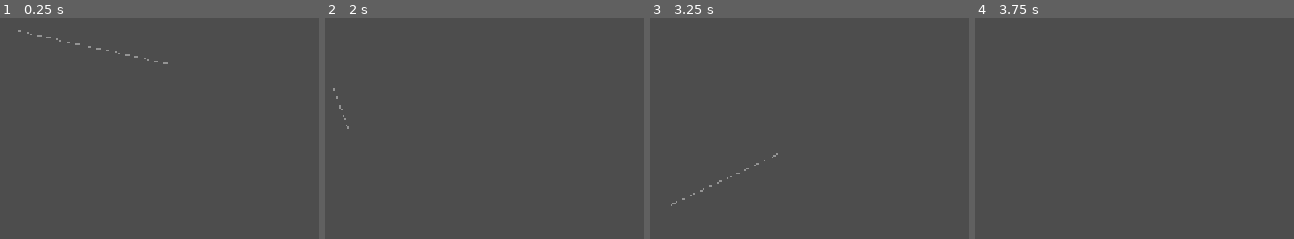
Above: before the commit, frames 1-4 (left to right).
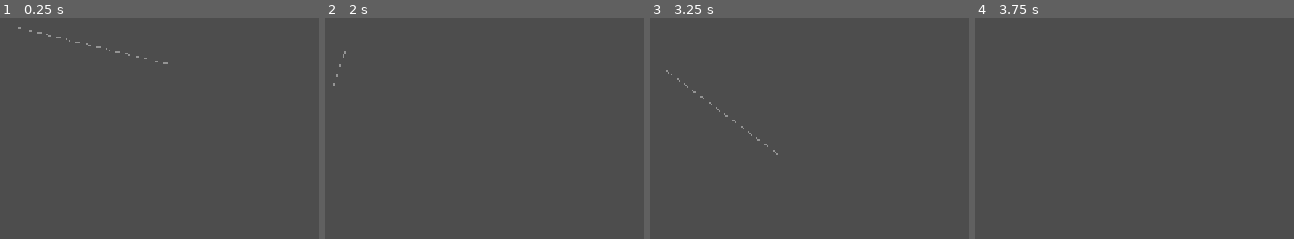
Above: after the commit, the same moments.

Repository: Gorilla-Kevv/ggj-2026
Game: Godot game, scene res://src/scenes/test_level.tscn
The game is run twice, just before and just after one commit, with the same random seed, the same clock (stepped at 60 frames per second) and the same inputs.
Inputs (mouse positions are % of the whole screen's width and height, from its top left):
- Up to frame 1 (0.25 s): no input
- Up to frame 2 (2 s): move the mouse to (89, 44) at 0.52 s; hold R (switch_target) 0.53-1.28 s; click (89, 44) at 0.67 s; move the mouse to (36, 54) at 1.27 s; tap R (switch_target) at 1.35 s; click (36, 54) at 1.42 s
- Up to frame 3 (3.25 s): tap Enter at 2 s; move the mouse to (74, 27) at 2.02 s; hold R (switch_target) 2.03-2.78 s; click (74, 27) at 2.17 s; move the mouse to (55, 70) at 2.77 s; tap R (switch_target) at 2.85 s; click (55, 70) at 2.92 s
- Up to frame 4 (3.75 s): tap Space at 3.5 s; move the mouse to (99, 64) at 3.52 s; hold R (switch_target) from 3.53 s (still down); click (99, 64) at 3.67 s
The pictures show only the part of the screen within x 35-85%, y 39-89%; the shares and areas given below are measured in that part.

The runs differ from the first frame. In frame 1, 0.2% of the frame differs, in the area x 5-49%, y 4-20%; in frame 2, less than 0.1%; in frame 3, 0.2%, in the area x 5-40%, y 23-86%; in frame 4, nothing differs.

Commit message:
Add idle breathing particles and rolling animation logic to player

Diff:
--- a/src/actors/player.gd
+++ b/src/actors/player.gd
@@ -6,6 +6,10 @@
 # ============================================================
 extends CharacterBody2D
 
+# ---------- 动画状态 ----------
+enum AnimState { IDLE, ROLLING }
+var current_anim: AnimState = AnimState.IDLE
+
 # ---------- 物理参数 (可在编辑器中调整) ----------
 # GRAVITY_SCALE:          重力缩放 (0.3 = 30% 正常重力，模拟轻盈飘浮)
 # MAX_SPEED:              最大速度限制 (px/s)
@@ -13,12 +17,26 @@
 # GROUND_FRICTION:        地面摩擦系数 (接地时水平速度 *= 0.7)
 # COLLISION_RADIUS:       圆形碰撞体半径 (px)
 # WIND_FORCE_MULTIPLIER:  风力→速度的转换系数 (调大 = 风更"猛")
-const GRAVITY_SCALE: float = 0.3
+const GRAVITY_SCALE: float = 0.1
 const MAX_SPEED: float = 600.0
 const AIR_FRICTION: float = 0.95
 const GROUND_FRICTION: float = 0.7
 const COLLISION_RADIUS: float = 20.0
 const WIND_FORCE_MULTIPLIER: float = 0.2
+
+# ---------- 动画参数 ----------
+# ROLLING_SPIN_SPEED:  空中旋转速度 (弧度/秒，风滚草翻滚)
+# IDLE_BREATHE_SCALE:  地面呼吸缩放幅度
+# IDLE_BREATHE_SPEED:  地面呼吸频率 (周期/秒)
+const ROLLING_SPIN_SPEED: float = 8.0
+const IDLE_BREATHE_SCALE: float = 0.05
+const IDLE_BREATHE_SPEED: float = 2.0
+
+# ---------- 子节点引用 ----------
+# sprite:         主角精灵 (占位用 Sprite2D，后续替换为 AnimatedSprite2D)
+# breathe_particles: 地面呼吸粒子 (CPUParticles2D)
+var sprite: Node2D = null
+var breathe_particles: CPUParticles2D = null
 
 # 发出死亡信号，供外部 (关卡管理/音效) 监听
 signal player_died()
@@ -30,7 +48,16 @@
 	var shape := CircleShape2D.new()
 	shape.radius = COLLISION_RADIUS
 	$CollisionShape2D.shape = shape
+	# 获取子节点引用
+	_setup_nodes()
 	_connect_wind_system()
+
+# 获取并初始化所有子节点引用
+func _setup_nodes() -> void:
+	sprite = $Sprite2D
+	breathe_particles = $BreatheParticles
+	if breathe_particles:
+		breathe_particles.emitting = false
 
 # 连接到场景中的 WindSystem 节点 (通过 "wind_system" 组查找)
 func _connect_wind_system() -> void:
@@ -38,45 +65,111 @@
 	if wind_system:
 		wind_system.wind_updated.connect(_on_wind_updated)
 		wind_system.micro_burst.connect(_on_micro_burst)
+		wind_system.wind_started.connect(_on_wind_started)
+		wind_system.wind_stopped.connect(_on_wind_stopped)
+
+# ---------- 风力回调 ----------
+
+func _on_wind_started(_target: Node2D, _direction: Vector2) -> void:
+	if _target == self:
+		_enter_rolling()
 
 # 持续吹风回调：按住左键期间每帧触发
-# target:    风作用的目标 (仅当 target == self 时才对自己生效)
-# direction: 风向单位向量 (鼠标→目标)
-# strength:  风力强度 [0.0, 1.0] (随按住时间递增)
 func _on_wind_updated(target: Node2D, direction: Vector2, strength: float) -> void:
 	if target == self:
 		var force := direction * 800.0 * strength * WIND_FORCE_MULTIPLIER
 		apply_wind_force(force)
+		# 风力强度影响旋转速度
+		_update_rolling_speed(strength)
 
-# 短点微风回调：松开左键时按住时间 < 阈值触发
+func _on_wind_stopped() -> void:
+	# 风停后如果落地则回到 idle
+	if is_on_floor():
+		_enter_idle()
+
+# 短点微风回调
 func _on_micro_burst(target: Node2D, direction: Vector2) -> void:
 	if target == self:
 		var force := direction * 200.0 * WIND_FORCE_MULTIPLIER
 		apply_wind_force(force)
 
+# ---------- 动画状态切换 ----------
+
+# 进入 idle 状态：地面呼吸
+func _enter_idle() -> void:
+	if current_anim == AnimState.IDLE:
+		return
+	current_anim = AnimState.IDLE
+	if breathe_particles:
+		breathe_particles.emitting = true
+
+# 进入 rolling 状态：空中翻滚
+func _enter_rolling() -> void:
+	if current_anim == AnimState.ROLLING:
+		return
+	current_anim = AnimState.ROLLING
+	if breathe_particles:
+		breathe_particles.emitting = false
+
+# 根据风力强度调整翻滚速度
+func _update_rolling_speed(strength: float) -> void:
+	if sprite == null:
+		return
+	var spin := ROLLING_SPIN_SPEED * maxf(strength, 0.2)
+	sprite.rotation += spin * get_process_delta_time()
+
+# ---------- 每帧视觉更新 ----------
+
+func _process(_delta: float) -> void:
+	match current_anim:
+		AnimState.IDLE:
+			_update_idle_visual(_delta)
+		AnimState.ROLLING:
+			_update_rolling_visual(_delta)
+
+# idle 呼吸动画：缩放微微脉动，模拟呼吸感
+func _update_idle_visual(delta: float) -> void:
+	if sprite == null:
+		return
+	var breathe := sin(Time.get_ticks_msec() * 0.001 * PI * IDLE_BREATHE_SPEED)
+	sprite.scale = Vector2.ONE * (1.0 + breathe * IDLE_BREATHE_SCALE)
+
+# rolling 动画：持续旋转 (基础旋转 + 风强驱动在 _update_rolling_speed 中)
+func _update_rolling_visual(delta: float) -> void:
+	if sprite == null:
+		return
+	# 空中基础慢转，风力驱动的高速旋转在 wind_updated 回调中处理
+	sprite.rotation += ROLLING_SPIN_SPEED * 0.3 * delta
+
+# ---------- 物理 ----------
+
 # 每物理帧：施加重力、摩擦、限速、碰撞检测
 func _physics_process(delta: float) -> void:
 	if not is_on_floor():
-		# 空中：轻重力 + 空气阻力缓慢减速
 		velocity.y += ProjectSettings.get_setting("physics/2d/default_gravity") * GRAVITY_SCALE * delta
 		velocity *= AIR_FRICTION
 	else:
-		# 地面：仅水平方向受地面摩擦 (可着陆不死亡)
 		velocity.x *= GROUND_FRICTION
 	velocity = velocity.limit_length(MAX_SPEED)
 	move_and_slide()
+
+	# 落地且未被吹 → 回到 idle
+	if is_on_floor() and current_anim == AnimState.ROLLING:
+		var wind_system := get_tree().get_first_node_in_group("wind_system")
+		if wind_system == null or not wind_system.is_blowing:
+			_enter_idle()
 
 # 施加风力冲量 (由 WindSystem 和 环境风带 调用)
 func apply_wind_force(force: Vector2) -> void:
 	velocity += force
 	velocity = velocity.limit_length(MAX_SPEED)
 
-# 死亡入口：由 kill_zone / spike / 敌人 调用
+# ---------- 死亡与重生 ----------
+
 func die() -> void:
 	player_died.emit()
 	call_deferred("_respawn")
 
-# 重生逻辑：重载检查点所在关卡，传送到检查点位置，能量回满
 func _respawn() -> void:
 	var global := get_node("/root/Global")
 	if global.last_checkpoint_level != "":
@@ -86,3 +179,4 @@
 	await get_tree().process_frame
 	global_position = global.current_checkpoint
 	global.refill_energy()
+	_enter_idle()
--- a/src/player.tscn
+++ b/src/player.tscn
@@ -1,10 +1,164 @@
 [gd_scene format=3 uid="uid://bdlom736orpb"]
 
 [ext_resource type="Script" uid="uid://ck2pnn6g1wik0" path="res://src/actors/player.gd" id="1_lowyb"]
+
+[sub_resource type="CircleShape2D" id="CircleShape2D_ehvfd"]
+radius = 21.023796
+
+[sub_resource type="Animation" id="Animation_bktlc"]
+length = 0.001
+tracks/0/type = "value"
+tracks/0/imported = false
+tracks/0/enabled = true
+tracks/0/path = NodePath("Sprite2D:region_rect")
+tracks/0/interp = 1
+tracks/0/loop_wrap = true
+tracks/0/keys = {
+"times": PackedFloat32Array(0),
+"transitions": PackedFloat32Array(1),
+"update": 0,
+"values": [Rect2(128, 0, 384, 64)]
+}
+tracks/1/type = "value"
+tracks/1/imported = false
+tracks/1/enabled = true
+tracks/1/path = NodePath("Sprite2D:hframes")
+tracks/1/interp = 1
+tracks/1/loop_wrap = true
+tracks/1/keys = {
+"times": PackedFloat32Array(0),
+"transitions": PackedFloat32Array(1),
+"update": 1,
+"values": [6]
+}
+tracks/2/type = "value"
+tracks/2/imported = false
+tracks/2/enabled = true
+tracks/2/path = NodePath("Sprite2D:frame")
+tracks/2/interp = 1
+tracks/2/loop_wrap = true
+tracks/2/keys = {
+"times": PackedFloat32Array(0),
+"transitions": PackedFloat32Array(1),
+"update": 1,
+"values": [0]
+}
+
+[sub_resource type="Animation" id="Animation_pg28d"]
+resource_name = "idle"
+length = 0.6
+loop_mode = 1
+tracks/0/type = "value"
+tracks/0/imported = false
+tracks/0/enabled = true
+tracks/0/path = NodePath("Sprite2D:region_rect")
+tracks/0/interp = 1
+tracks/0/loop_wrap = true
+tracks/0/keys = {
+"times": PackedFloat32Array(0),
+"transitions": PackedFloat32Array(1),
+"update": 0,
+"values": [Rect2(0, 0, 64, 64)]
+}
+tracks/1/type = "value"
+tracks/1/imported = false
+tracks/1/enabled = true
+tracks/1/path = NodePath("Sprite2D:hframes")
+tracks/1/interp = 1
+tracks/1/loop_wrap = true
+tracks/1/keys = {
+"times": PackedFloat32Array(0),
+"transitions": PackedFloat32Array(1),
+"update": 1,
+"values": [1]
+}
+tracks/2/type = "value"
+tracks/2/imported = false
+tracks/2/enabled = true
+tracks/2/path = NodePath("Sprite2D:frame")
+tracks/2/interp = 1
+tracks/2/loop_wrap = true
+tracks/2/keys = {
+"times": PackedFloat32Array(0),
+"transitions": PackedFloat32Array(1),
+"update": 1,
+"values": [0]
+}
+
+[sub_resource type="Animation" id="Animation_21lrq"]
+resource_name = "rolling"
+length = 0.6
+loop_mode = 1
+step = 0.0333
+tracks/0/type = "value"
+tracks/0/imported = false
+tracks/0/enabled = true
+tracks/0/path = NodePath("Sprite2D:region_rect")
+tracks/0/interp = 1
+tracks/0/loop_wrap = true
+tracks/0/keys = {
+"times": PackedFloat32Array(0),
+"transitions": PackedFloat32Array(1),
+"update": 0,
+"values": [Rect2(128, 0, 384, 64)]
+}
+tracks/1/type = "value"
+tracks/1/imported = false
+tracks/1/enabled = true
+tracks/1/path = NodePath("Sprite2D:hframes")
+tracks/1/interp = 1
+tracks/1/loop_wrap = true
+tracks/1/keys = {
+"times": PackedFloat32Array(0),
+"transitions": PackedFloat32Array(1),
+"update": 1,
+"values": [6]
+}
+tracks/2/type = "value"
+tracks/2/imported = false
+tracks/2/enabled = true
+tracks/2/path = NodePath("Sprite2D:frame")
+tracks/2/interp = 1
+tracks/2/loop_wrap = true
+tracks/2/keys = {
+"times": PackedFloat32Array(0, 0.10000001, 0.20000002, 0.3, 0.40000004, 0.5),
+"transitions": PackedFloat32Array(1, 1, 1, 1, 1, 1),
+"update": 1,
+"values": [0, 1, 2, 3, 4, 5]
+}
+
+[sub_resource type="AnimationLibrary" id="AnimationLibrary_rq7o7"]
+_data = {
+&"RESET": SubResource("Animation_bktlc"),
+&"idle": SubResource("Animation_pg28d"),
+&"rolling": SubResource("Animation_21lrq")
+}
 
 [node name="Player" type="CharacterBody2D" unique_id=100373247]
 script = ExtResource("1_lowyb")
 
 [node name="CollisionShape2D" type="CollisionShape2D" parent="." unique_id=1619334777]
+position = Vector2(1, -25)
+shape = SubResource("CircleShape2D_ehvfd")
 
 [node name="Sprite2D" type="Sprite2D" parent="." unique_id=1348321025]
+position = Vector2(0, -25)
+region_enabled = true
+region_rect = Rect2(0, 0, 64, 64)
+
+[node name="AnimationPlayer" type="AnimationPlayer" parent="." unique_id=1385665740]
+libraries/ = SubResource("AnimationLibrary_rq7o7")
+
+[node name="BreatheParticles" type="CPUParticles2D" parent="." unique_id=605665378]
+emitting = false
+amount = 6
+lifetime = 1.5
+explosiveness = 1.0
+direction = Vector2(0, -1)
+spread = 90.0
+gravity = Vector2(0, 0)
+initial_velocity_min = 10.0
+initial_velocity_max = 25.0
+scale_amount_min = 0.5
+scale_amount_max = 1.5
+color = Color(0.55, 0.65, 0.45, 0.5)
Binary file added: assets/player_placeholder.png
